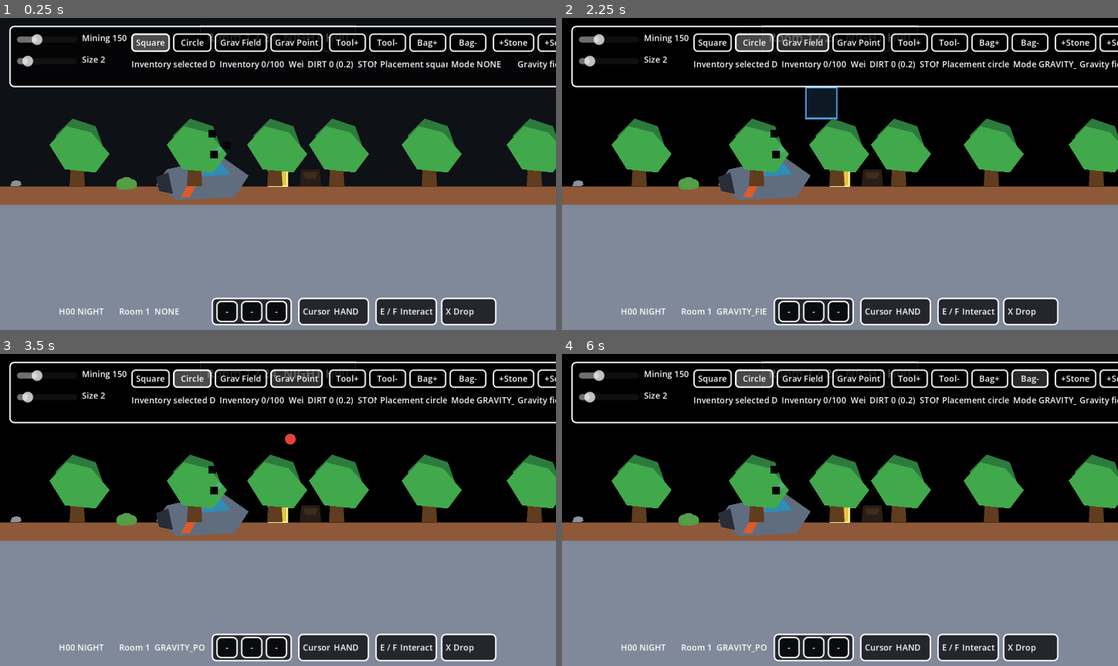
Above: before the commit, frames 1-4 (two rows, left to right).
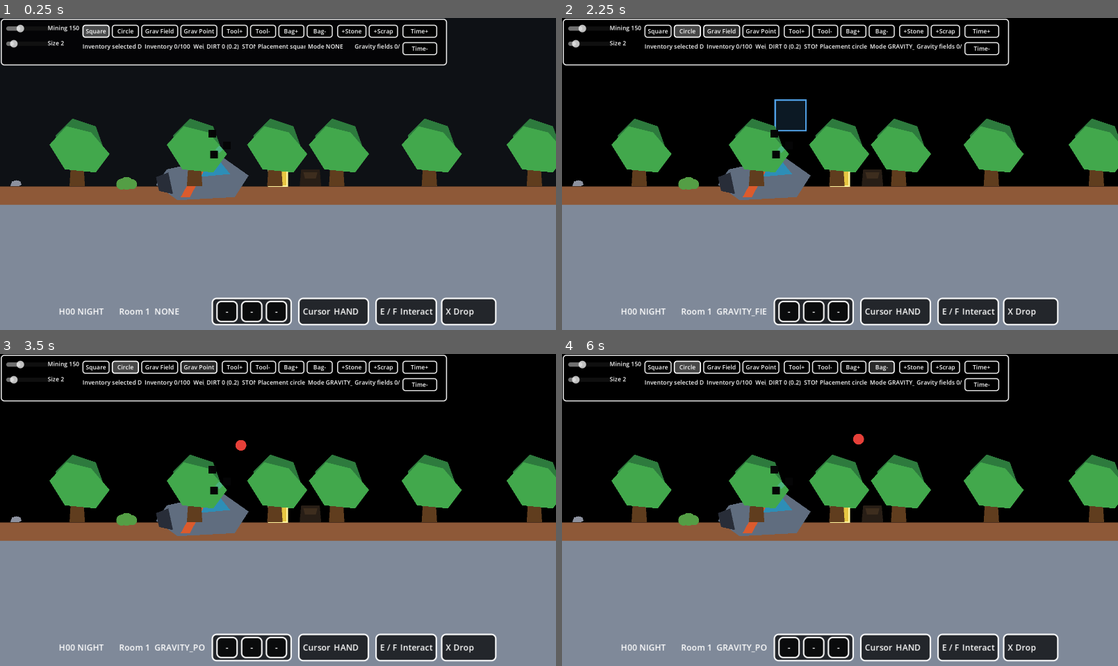
Above: after the commit, the same moments.

Repository: BlissDnD/entitygame
Game: Godot game, scene res://scenes/debug/godmode_world.tscn
Two runs of this game, one before a commit and one after it. Both use one fixed random seed, a clock stepped at 60 frames per second and the inputs below. This scene is started directly instead of the project's main scene.
Inputs:
- Up to frame 1 (0.25 s): no input
- Up to frame 2 (2.25 s): click "Square" at 0.5 s; click "Circle" at 1.25 s; click "Grav Field" at 2 s
- Up to frame 3 (3.5 s): click "Grav Point" at 2.75 s
- Up to frame 4 (6 s): click "Tool+" at 3.5 s; click "Tool-" at 4.25 s; click "Bag+" at 5 s; click "Bag-" at 5.75 s

The runs differ from the first frame. In frame 1, 6.7% of the frame differs, in the area x 0-100%, y 0-23%; in frame 2, 8.2%, in the area x 0-100%, y 0-37%; in frame 3, 7.1%; in frame 4, 7.2%.

Commit message:
milestone: handcrafted architecture pass

Diff:
--- a/systems/world/world_draw_controller.gd
+++ b/systems/world/world_draw_controller.gd
@@ -42,7 +42,6 @@
 		_draw_drop_tooltip(target, context)
 
 	_draw_room_transition_arrow(target, context)
-	_draw_room_tooltip(target, context)
 
 	if context.has_won:
 		target.draw_rect(Rect2(view_origin, view_size), Color(0.18, 0.9, 0.24, 0.78), true)
@@ -116,45 +115,6 @@
 		target.draw_colored_polygon(arrow_points, GameplayTuningClass.ROOM_TRANSITION_ARROW_COLOR)
 
 
-func _draw_room_tooltip(target: Node2D, context: Dictionary) -> void:
-	var font: Font = ThemeDB.fallback_font
-	if font == null:
-		return
-
-	var font_size: int = ThemeDB.fallback_font_size
-	var tooltip_text: String = "Room %d / %d" % [
-		context.room_number,
-		context.display_room_count
-	]
-	tooltip_text += "  %s H%02d" % [
-		context.room_time_state_name,
-		context.current_hour
-	]
-	var text_size: Vector2 = font.get_string_size(tooltip_text, HORIZONTAL_ALIGNMENT_LEFT, -1.0, font_size)
-	var view_origin: Vector2 = context.view_origin
-	var view_size: Vector2 = context.view_size
-	var padding: Vector2 = Vector2(8.0, 5.0)
-	var tooltip_rect: Rect2 = Rect2(
-		Vector2(
-			view_origin.x + (view_size.x - text_size.x - (padding.x * 2.0)) * 0.5,
-			view_origin.y + 10.0
-		),
-		text_size + (padding * 2.0)
-	)
-
-	target.draw_rect(tooltip_rect, Color(0.08, 0.09, 0.12, 0.9), true)
-	target.draw_rect(tooltip_rect, GameplayTuningClass.ROOM_EDGE_COLOR, false, 1.0)
-	target.draw_string(
-		font,
-		tooltip_rect.position + Vector2(padding.x, padding.y + font_size),
-		tooltip_text,
-		HORIZONTAL_ALIGNMENT_LEFT,
-		-1.0,
-		font_size,
-		Color(1.0, 1.0, 1.0, 1.0)
-	)
-
-
 func _draw_sun(target: Node2D, context: Dictionary) -> void:
 	if not is_sun_visual_in_current_room(context.time_manager, context.current_room_index):
 		return
--- a/ui/debug/godmode_panel.tscn
+++ b/ui/debug/godmode_panel.tscn
@@ -1,241 +1,269 @@
-[gd_scene load_steps=3 format=3]
-
-[ext_resource type="Script" path="res://ui/debug/godmode_panel.gd" id="1_godmode_panel"]
-[ext_resource type="Theme" path="res://ui/themes/default_ui_theme.tres" id="2_theme"]
-
-[node name="godmode_panel" type="Panel"]
-offset_left = 12.0
-offset_top = 10.0
-offset_right = 832.0
-offset_bottom = 90.0
+[gd_scene format=3 uid="uid://tsjwu5qfo5cn"]
+
+[ext_resource type="Script" uid="uid://dd8qmlglrwxhx" path="res://ui/debug/godmode_panel.gd" id="1_godmode_panel"]
+[ext_resource type="Theme" uid="uid://bdtgasoprnsj1" path="res://ui/themes/default_ui_theme.tres" id="2_theme"]
+
+[node name="godmode_panel" type="Panel" unique_id=304786239]
 custom_minimum_size = Vector2(820, 80)
+offset_left = 1.0000153
+offset_top = 1.0000019
+offset_right = 821.0
+offset_bottom = 87.0
+scale = Vector2(0.7047695, 0.7047695)
 theme = ExtResource("2_theme")
 script = ExtResource("1_godmode_panel")
 
-[node name="mining_power_slider" type="HSlider" parent="."]
+[node name="mining_power_slider" type="HSlider" parent="." unique_id=1160967719]
+layout_mode = 0
 offset_left = 10.0
 offset_top = 10.0
 offset_right = 88.0
 offset_bottom = 26.0
 min_value = 1.0
-max_value = 100.0
-step = 1.0
 value = 10.0
 
-[node name="mining_power_value" type="Label" parent="."]
-offset_left = 94.0
-offset_top = 8.0
-offset_right = 150.0
-offset_bottom = 28.0
+[node name="mining_power_value" type="Label" parent="." unique_id=120479055]
+layout_mode = 0
+offset_left = 86.0
+offset_top = 9.0
+offset_right = 142.0
+offset_bottom = 29.0
 text = "Mining 10"
 
-[node name="mining_radius_slider" type="HSlider" parent="."]
+[node name="mining_radius_slider" type="HSlider" parent="." unique_id=2110411508]
+layout_mode = 0
 offset_left = 10.0
 offset_top = 38.0
 offset_right = 88.0
 offset_bottom = 54.0
 min_value = 1.0
 max_value = 10.0
-step = 1.0
 value = 2.0
 
-[node name="mining_radius_value" type="Label" parent="."]
-offset_left = 94.0
-offset_top = 36.0
-offset_right = 150.0
-offset_bottom = 56.0
+[node name="mining_radius_value" type="Label" parent="." unique_id=216306767]
+layout_mode = 0
+offset_left = 86.0
+offset_top = 37.0
+offset_right = 142.0
+offset_bottom = 57.0
 text = "Size 2"
 
-[node name="square_button" type="Button" parent="."]
+[node name="square_button" type="Button" parent="." unique_id=1161816525]
+layout_mode = 0
+offset_left = 150.0
+offset_top = 11.0
+offset_right = 200.0
+offset_bottom = 35.0
 toggle_mode = true
-offset_left = 158.0
-offset_top = 10.0
-offset_right = 208.0
-offset_bottom = 34.0
 text = "Square"
 
-[node name="circle_button" type="Button" parent="."]
+[node name="circle_button" type="Button" parent="." unique_id=1835370257]
+layout_mode = 0
+offset_left = 204.0
+offset_top = 11.0
+offset_right = 254.0
+offset_bottom = 35.0
 toggle_mode = true
-offset_left = 212.0
-offset_top = 10.0
-offset_right = 262.0
-offset_bottom = 34.0
 text = "Circle"
 
-[node name="gravity_field_button" type="Button" parent="."]
-offset_left = 266.0
-offset_top = 10.0
-offset_right = 334.0
-offset_bottom = 34.0
+[node name="gravity_field_button" type="Button" parent="." unique_id=1679635584]
+layout_mode = 0
+offset_left = 258.0
+offset_top = 11.0
+offset_right = 326.0
+offset_bottom = 35.0
 text = "Grav Field"
 
-[node name="gravity_point_button" type="Button" parent="."]
-offset_left = 338.0
-offset_top = 10.0
-offset_right = 406.0
-offset_bottom = 34.0
+[node name="gravity_point_button" type="Button" parent="." unique_id=2090363062]
+layout_mode = 0
+offset_left = 330.0
+offset_top = 11.0
+offset_right = 398.0
+offset_bottom = 35.0
 text = "Grav Point"
 
-[node name="equip_tool_button" type="Button" parent="."]
-offset_left = 414.0
-offset_top = 10.0
-offset_right = 462.0
-offset_bottom = 34.0
+[node name="equip_tool_button" type="Button" parent="." unique_id=1131037125]
+layout_mode = 0
+offset_left = 406.0
+offset_top = 11.0
+offset_right = 454.0
+offset_bottom = 35.0
 text = "Tool+"
 
-[node name="unequip_tool_button" type="Button" parent="."]
-offset_left = 466.0
-offset_top = 10.0
-offset_right = 514.0
-offset_bottom = 34.0
+[node name="unequip_tool_button" type="Button" parent="." unique_id=932942151]
+layout_mode = 0
+offset_left = 458.0
+offset_top = 11.0
+offset_right = 506.0
+offset_bottom = 35.0
 text = "Tool-"
 
-[node name="equip_backpack_button" type="Button" parent="."]
-offset_left = 518.0
-offset_top = 10.0
-offset_right = 566.0
-offset_bottom = 34.0
+[node name="equip_backpack_button" type="Button" parent="." unique_id=1046833005]
+layout_mode = 0
+offset_left = 510.0
+offset_top = 11.0
+offset_right = 558.0
+offset_bottom = 35.0
 text = "Bag+"
 
-[node name="unequip_backpack_button" type="Button" parent="."]
-offset_left = 570.0
-offset_top = 10.0
-offset_right = 618.0
-offset_bottom = 34.0
+[node name="unequip_backpack_button" type="Button" parent="." unique_id=1130081944]
+layout_mode = 0
+offset_left = 562.0
+offset_top = 11.0
+offset_right = 610.0
+offset_bottom = 35.0
 text = "Bag-"
 
-[node name="add_stone_button" type="Button" parent="."]
-offset_left = 626.0
-offset_top = 10.0
-offset_right = 680.0
-offset_bottom = 34.0
+[node name="add_stone_button" type="Button" parent="." unique_id=111869612]
+layout_mode = 0
+offset_left = 618.0
+offset_top = 11.0
+offset_right = 672.0
+offset_bottom = 35.0
 text = "+Stone"
 
-[node name="add_scrap_button" type="Button" parent="."]
-offset_left = 684.0
-offset_top = 10.0
-offset_right = 738.0
-offset_bottom = 34.0
+[node name="add_scrap_button" type="Button" parent="." unique_id=701748734]
+layout_mode = 0
+offset_left = 676.0
+offset_top = 11.0
+offset_right = 730.0
+offset_bottom = 35.0
 text = "+Scrap"
 
-[node name="time_forward_button" type="Button" parent="."]
-offset_left = 746.0
-offset_top = 10.0
-offset_right = 810.0
-offset_bottom = 34.0
+[node name="time_forward_button" type="Button" parent="." unique_id=220825682]
+layout_mode = 0
+offset_left = 738.0
+offset_top = 11.0
+offset_right = 802.0
+offset_bottom = 35.0
 text = "Time+"
 
-[node name="time_backward_button" type="Button" parent="."]
-offset_left = 746.0
-offset_top = 42.0
-offset_right = 810.0
-offset_bottom = 66.0
+[node name="time_backward_button" type="Button" parent="." unique_id=1513461276]
+layout_mode = 0
+offset_left = 738.0
+offset_top = 43.0
+offset_right = 802.0
+offset_bottom = 67.0
 text = "Time-"
 
-[node name="selected_material_value" type="Label" parent="."]
-offset_left = 158.0
-offset_top = 42.0
-offset_right = 268.0
-offset_bottom = 62.0
+[node name="selected_material_value" type="Label" parent="." unique_id=999964069]
+layout_mode = 0
+offset_left = 150.0
+offset_top = 43.0
+offset_right = 260.0
+offset_bottom = 63.0
 text = "Selected DIRT"
 clip_text = true
 
-[node name="inventory_value" type="Label" parent="."]
-offset_left = 272.0
-offset_top = 42.0
-offset_right = 382.0
-offset_bottom = 62.0
+[node name="inventory_value" type="Label" parent="." unique_id=440264886]
+layout_mode = 0
+offset_left = 264.0
+offset_top = 43.0
+offset_right = 374.0
+offset_bottom = 63.0
 text = "Inventory 0/100"
 clip_text = true
 
-[node name="material_counts_value" type="Label" parent="."]
-offset_left = 386.0
-offset_top = 42.0
-offset_right = 476.0
-offset_bottom = 62.0
+[node name="material_counts_value" type="Label" parent="." unique_id=841979534]
+layout_mode = 0
+offset_left = 378.0
+offset_top = 43.0
+offset_right = 468.0
+offset_bottom = 63.0
 text = "D0 S0"
 clip_text = true
 
-[node name="placement_value" type="Label" parent="."]
-offset_left = 480.0
-offset_top = 42.0
-offset_right = 568.0
-offset_bottom = 62.0
+[node name="placement_value" type="Label" parent="." unique_id=172017757]
+layout_mode = 0
+offset_left = 472.0
+offset_top = 43.0
+offset_right = 560.0
+offset_bottom = 63.0
 text = "Placement"
 clip_text = true
 
-[node name="build_mode_value" type="Label" parent="."]
-offset_left = 572.0
-offset_top = 42.0
-offset_right = 654.0
-offset_bottom = 62.0
+[node name="build_mode_value" type="Label" parent="." unique_id=1362837131]
+layout_mode = 0
+offset_left = 564.0
+offset_top = 43.0
+offset_right = 646.0
+offset_bottom = 63.0
 text = "Mode NONE"
 clip_text = true
 
-[node name="gravity_status_value" type="Label" parent="."]
-offset_left = 658.0
-offset_top = 42.0
-offset_right = 742.0
-offset_bottom = 62.0
+[node name="gravity_status_value" type="Label" parent="." unique_id=1079850322]
+layout_mode = 0
+offset_left = 650.0
+offset_top = 43.0
+offset_right = 734.0
+offset_bottom = 63.0
 text = "Gravity fields 0"
 clip_text = true
 
-[node name="equipment_status_value" type="Label" parent="."]
-visible = false
+[node name="equipment_status_value" type="Label" parent="." unique_id=189217919]
+visible = false
+layout_mode = 0
 offset_left = 10.0
 offset_top = 62.0
 offset_right = 280.0
 offset_bottom = 78.0
 text = "Equipment"
 
-[node name="backpack_contents_value" type="Label" parent="."]
-visible = false
+[node name="backpack_contents_value" type="Label" parent="." unique_id=1123947892]
+visible = false
+layout_mode = 0
 offset_left = 284.0
 offset_top = 62.0
 offset_right = 560.0
 offset_bottom = 78.0
 text = "Backpack"
 
-[node name="sun_cycle_status_value" type="Label" parent="."]
-visible = false
+[node name="sun_cycle_status_value" type="Label" parent="." unique_id=2145729391]
+visible = false
+layout_mode = 0
 offset_left = 564.0
 offset_top = 62.0
 offset_right = 704.0
 offset_bottom = 78.0
 text = "H00 DAY"
 
-[node name="world_laws_status_value" type="Label" parent="."]
-visible = false
+[node name="world_laws_status_value" type="Label" parent="." unique_id=1982665237]
+visible = false
+layout_mode = 0
 offset_left = 708.0
 offset_top = 62.0
 offset_right = 980.0
 offset_bottom = 78.0
 text = "World Laws: not implemented yet"
 
-[node name="print_equipment_button" type="Button" parent="."]
-visible = false
+[node name="print_equipment_button" type="Button" parent="." unique_id=978003920]
+visible = false
+layout_mode = 0
 offset_left = 10.0
 offset_top = 62.0
 offset_right = 62.0
 offset_bottom = 78.0
 text = "Eq?"
 
-[node name="print_backpack_button" type="Button" parent="."]
-visible = false
+[node name="print_backpack_button" type="Button" parent="." unique_id=1829632595]
+visible = false
+layout_mode = 0
 offset_left = 66.0
 offset_top = 62.0
 offset_right = 118.0
 offset_bottom = 78.0
 text = "Bag?"
 
-[node name="gravity_strength_popup" type="Panel" parent="."]
-visible = false
+[node name="gravity_strength_popup" type="Panel" parent="." unique_id=1257416464]
+visible = false
+layout_mode = 0
 offset_left = 338.0
 offset_top = 38.0
 offset_right = 542.0
 offset_bottom = 78.0
 
-[node name="gravity_strength_title" type="Label" parent="gravity_strength_popup"]
+[node name="gravity_strength_title" type="Label" parent="gravity_strength_popup" unique_id=1492943174]
+layout_mode = 0
 offset_left = 6.0
 offset_top = 2.0
 offset_right = 198.0
@@ -243,35 +271,40 @@
 text = "Gravity strength"
 horizontal_alignment = 1
 
-[node name="gravity_strength_1_button" type="Button" parent="gravity_strength_popup"]
+[node name="gravity_strength_1_button" type="Button" parent="gravity_strength_popup" unique_id=1918428577]
+layout_mode = 0
 offset_left = 8.0
 offset_top = 18.0
 offset_right = 42.0
 offset_bottom = 38.0
 text = "1"
 
-[node name="gravity_strength_2_button" type="Button" parent="gravity_strength_popup"]
+[node name="gravity_strength_2_button" type="Button" parent="gravity_strength_popup" unique_id=546644258]
+layout_mode = 0
 offset_left = 46.0
 offset_top = 18.0
 offset_right = 80.0
 offset_bottom = 38.0
 text = "2"
 
-[node name="gravity_strength_3_button" type="Button" parent="gravity_strength_popup"]
+[node name="gravity_strength_3_button" type="Button" parent="gravity_strength_popup" unique_id=389153526]
+layout_mode = 0
 offset_left = 84.0
 offset_top = 18.0
 offset_right = 118.0
 offset_bottom = 38.0
 text = "3"
 
-[node name="gravity_strength_4_button" type="Button" parent="gravity_strength_popup"]
+[node name="gravity_strength_4_button" type="Button" parent="gravity_strength_popup" unique_id=920111519]
+layout_mode = 0
 offset_left = 122.0
 offset_top = 18.0
 offset_right = 156.0
 offset_bottom = 38.0
 text = "4"
 
-[node name="gravity_strength_5_button" type="Button" parent="gravity_strength_popup"]
+[node name="gravity_strength_5_button" type="Button" parent="gravity_strength_popup" unique_id=584740031]
+layout_mode = 0
 offset_left = 160.0
 offset_top = 18.0
 offset_right = 194.0
--- a/ui/themes/default_ui_theme.tres
+++ b/ui/themes/default_ui_theme.tres
@@ -1,6 +1,58 @@
-[gd_resource type="Theme" load_steps=6 format=3]
+[gd_resource type="Theme" format=3 uid="uid://bdtgasoprnsj1"]
+
+[sub_resource type="StyleBoxFlat" id="StyleBoxFlat_button_hover"]
+content_margin_left = 6.0
+content_margin_top = 3.0
+content_margin_right = 6.0
+content_margin_bottom = 3.0
+bg_color = Color(1, 1, 1, 0.16)
+border_width_left = 2
+border_width_top = 2
+border_width_right = 2
+border_width_bottom = 2
+border_color = Color(1, 1, 1, 1)
+corner_radius_top_left = 5
+corner_radius_top_right = 5
+corner_radius_bottom_right = 5
+corner_radius_bottom_left = 5
+
+[sub_resource type="StyleBoxFlat" id="StyleBoxFlat_button_normal"]
+content_margin_left = 6.0
+content_margin_top = 3.0
+content_margin_right = 6.0
+content_margin_bottom = 3.0
+bg_color = Color(0, 0, 0, 0.55)
+border_width_left = 2
+border_width_top = 2
+border_width_right = 2
+border_width_bottom = 2
+border_color = Color(1, 1, 1, 0.9)
+corner_radius_top_left = 5
+corner_radius_top_right = 5
+corner_radius_bottom_right = 5
+corner_radius_bottom_left = 5
+
+[sub_resource type="StyleBoxFlat" id="StyleBoxFlat_button_pressed"]
+content_margin_left = 6.0
+content_margin_top = 3.0
+content_margin_right = 6.0
+content_margin_bottom = 3.0
+bg_color = Color(1, 1, 1, 0.28)
+border_width_left = 2
+border_width_top = 2
+border_width_right = 2
+border_width_bottom = 2
+border_color = Color(1, 1, 1, 1)
+corner_radius_top_left = 5
+corner_radius_top_right = 5
+corner_radius_bottom_right = 5
+corner_radius_bottom_left = 5
 
 [sub_resource type="StyleBoxFlat" id="StyleBoxFlat_panel"]
+content_margin_left = 6.0
+content_margin_top = 4.0
+content_margin_right = 6.0
+content_margin_bottom = 4.0
 bg_color = Color(0, 0, 0, 0.72)
 border_width_left = 2
 border_width_top = 2
@@ -11,68 +63,16 @@
 corner_radius_top_right = 6
 corner_radius_bottom_right = 6
 corner_radius_bottom_left = 6
-content_margin_left = 6.0
-content_margin_top = 4.0
-content_margin_right = 6.0
-content_margin_bottom = 4.0
-
-[sub_resource type="StyleBoxFlat" id="StyleBoxFlat_button_normal"]
-bg_color = Color(0, 0, 0, 0.55)
-border_width_left = 2
-border_width_top = 2
-border_width_right = 2
-border_width_bottom = 2
-border_color = Color(1, 1, 1, 0.9)
-corner_radius_top_left = 5
-corner_radius_top_right = 5
-corner_radius_bottom_right = 5
-corner_radius_bottom_left = 5
-content_margin_left = 6.0
-content_margin_top = 3.0
-content_margin_right = 6.0
-content_margin_bottom = 3.0
-
-[sub_resource type="StyleBoxFlat" id="StyleBoxFlat_button_hover"]
-bg_color = Color(1, 1, 1, 0.16)
-border_width_left = 2
-border_width_top = 2
-border_width_right = 2
-border_width_bottom = 2
-border_color = Color(1, 1, 1, 1)
-corner_radius_top_left = 5
-corner_radius_top_right = 5
-corner_radius_bottom_right = 5
-corner_radius_bottom_left = 5
-content_margin_left = 6.0
-content_margin_top = 3.0
-content_margin_right = 6.0
-content_margin_bottom = 3.0
-
-[sub_resource type="StyleBoxFlat" id="StyleBoxFlat_button_pressed"]
-bg_color = Color(1, 1, 1, 0.28)
-border_width_left = 2
-border_width_top = 2
-border_width_right = 2
-border_width_bottom = 2
-border_color = Color(1, 1, 1, 1)
-corner_radius_top_left = 5
-corner_radius_top_right = 5
-corner_radius_bottom_right = 5
-corner_radius_bottom_left = 5
-content_margin_left = 6.0
-content_margin_top = 3.0
-content_margin_right = 6.0
-content_margin_bottom = 3.0
 
 [resource]
 default_font_size = 11
 Button/colors/font_color = Color(1, 1, 1, 1)
 Button/colors/font_hover_color = Color(1, 1, 1, 1)
 Button/colors/font_pressed_color = Color(1, 1, 1, 1)
+Button/styles/focus = SubResource("StyleBoxFlat_button_hover")
+Button/styles/hover = SubResource("StyleBoxFlat_button_hover")
 Button/styles/normal = SubResource("StyleBoxFlat_button_normal")
-Button/styles/hover = SubResource("StyleBoxFlat_button_hover")
 Button/styles/pressed = SubResource("StyleBoxFlat_button_pressed")
-Button/styles/focus = SubResource("StyleBoxFlat_button_hover")
 Label/colors/font_color = Color(1, 1, 1, 1)
+Panel/styles/panel = SubResource("StyleBoxFlat_panel")
 PanelContainer/styles/panel = SubResource("StyleBoxFlat_panel")
-Panel/styles/panel = SubResource("StyleBoxFlat_panel")
Not shown: 1 places in ui/debug/godmode_panel.tscn that only renumber resources
